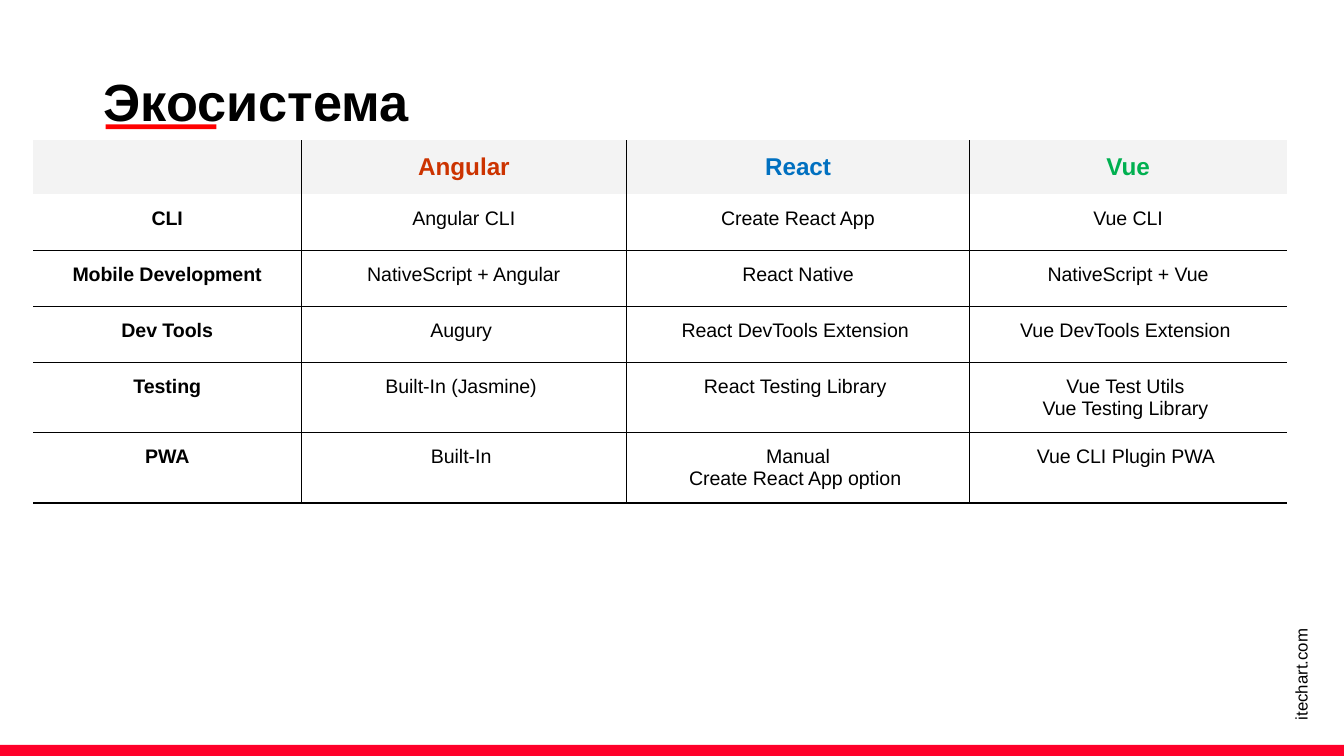
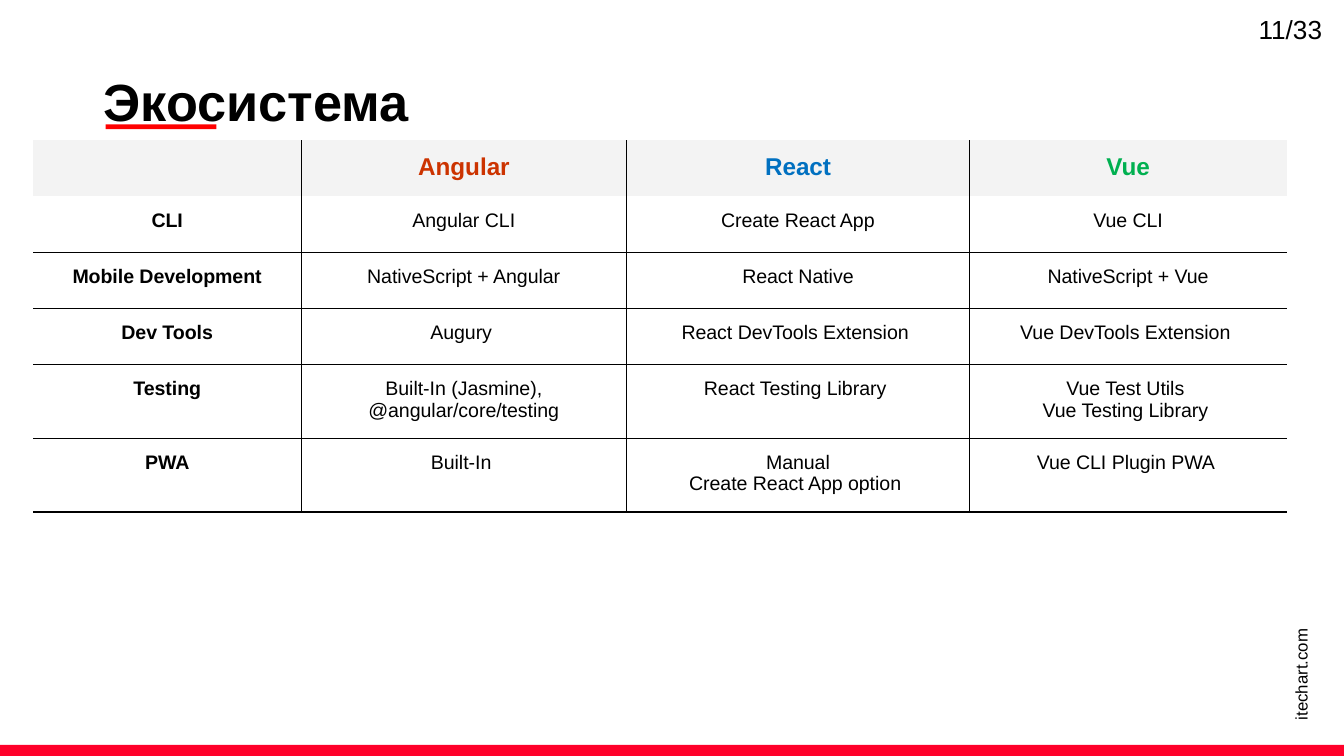
Before and after one commit to latushkin-itechart/vue-workshop, a slide deck: slide 11 of L1/L1.pptx. Drawn at 1344x756 pixels with LibreOffice and Linux fonts; fonts in the diff are those of the drawing. Boxes give left, top, right and bottom in pixels: in the first picture for what was removed or moved away, otherwise in the second. Text is boxed around its words. In the diff, an @@ line names an element or a change of style, - is before the commit and + after.

```diff
--- a/L1/L1.pptx
+++ b/L1/L1.pptx
@@ text added at [1259,20,1323,40], 14 pt, text #000000 @@
+11/33
@@ table at [34,140,1286,512] @@
-row 5, column 2: Built-In (Jasmine)
+row 5, column 2: Built-In (Jasmine), @angular/core/testing
```
Also in this commit, not shown: 10 other slides changed, 20 slides added, 10 slides removed, 38 other files.
